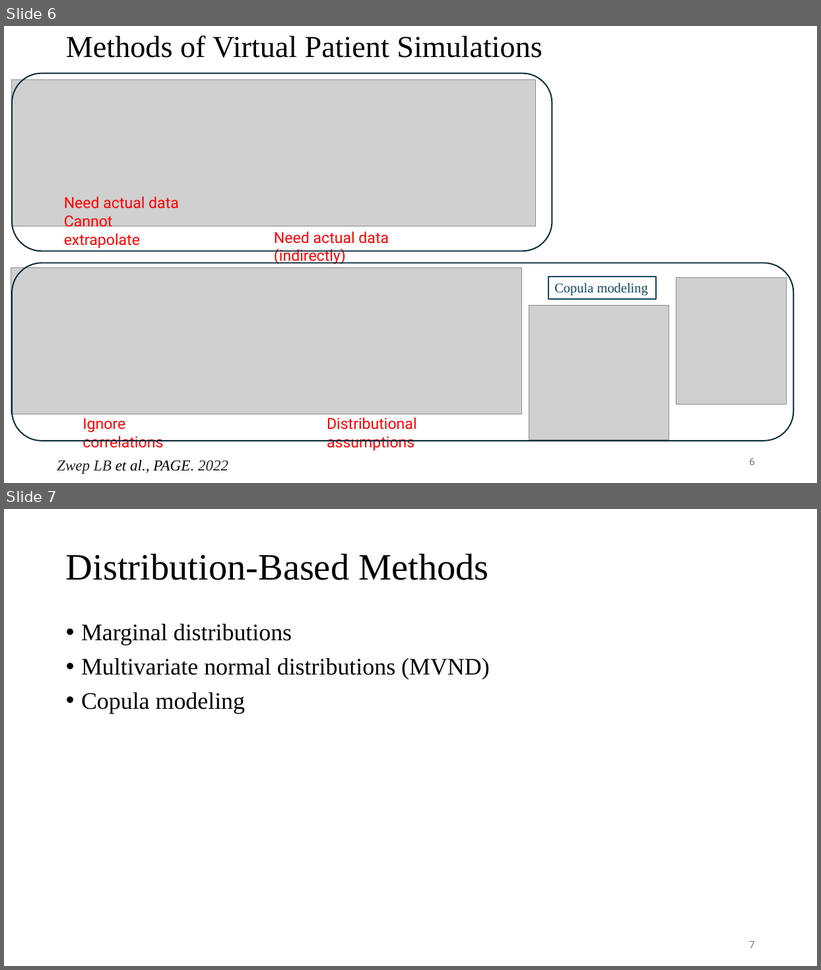
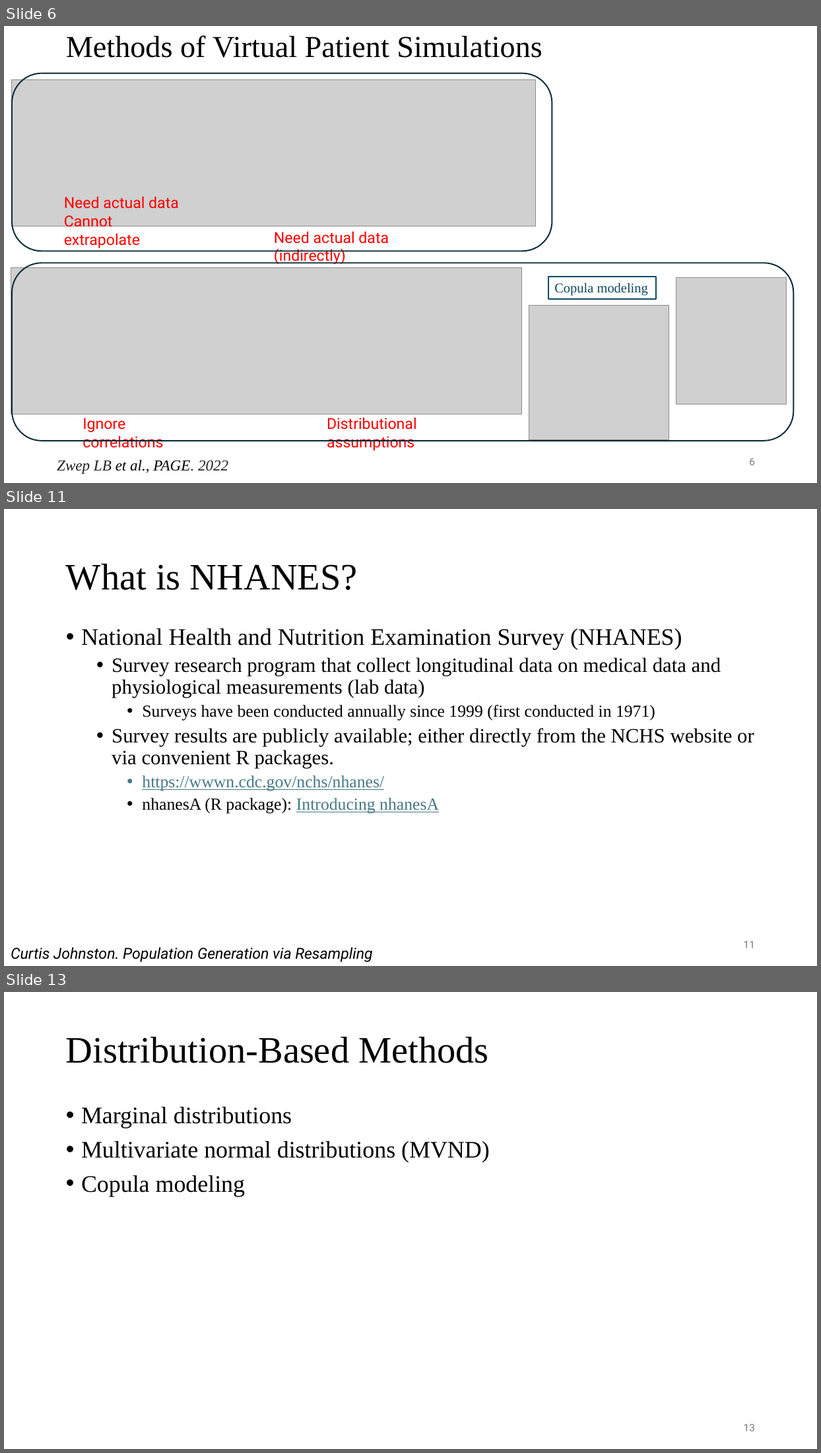
Before and after one commit to UMN-ECP-PMX/ecp8506_26f, a slide deck: wk11/wk11_slides.pptx. Shown one above the other, each under a label of ours: slides 6 and 7 before the commit, slides 6, 11 and 13 after it; the slides between them are not shown. The pictures are 821x970 and 821x1453 pixels, drawn with LibreOffice and Linux fonts; fonts in the diff are those of the drawing; grey boxes stand for pictures. Boxes give left, top, right and bottom in pixels: in the first picture for what was removed or moved away, otherwise in the second. Text is boxed around its words. In the diff, an @@ line names an element or a change of style, - is before the commit and + after.

```diff
--- a/wk11/wk11_slides.pptx
+++ b/wk11/wk11_slides.pptx
@@ slide 11 added at [4, 509, 817, 966], background #FFFFFF @@
@@ title added at [66, 563, 358, 590], 44 pt, text #000000 @@
+What is NHANES?
@@ text added at [81, 628, 754, 814], 24 pt, text #000000 @@
+• National Health and Nutrition Examination Survey (NHANES)
+  • Survey research program that collect longitudinal data on medical data and physiological measurements (lab data)
+    • Surveys have been conducted annually since 1999 (first conducted in 1971)
+  • Survey results are publicly available; either directly from the NCHS website or via convenient R packages.
+    • https://wwwn.cdc.gov/nchs/nhanes/
+    • nhanesA (R package): Introducing nhanesA
@@ page number added at [744, 941, 755, 949], 12 pt, text #797979 @@
+11
@@ text added at [11, 947, 372, 962], 18 pt, text #000000, italic @@
+Curtis Johnston. Population Generation via Resampling
@@ what was slide 7 is now slide 13 @@
@@ page number at [744, 1424, 755, 1432]: text changed @@
-7
+13
```
Also in this commit, not shown: 13 slides changed, 9 other slides added, 3 slides removed, 3 other files.
